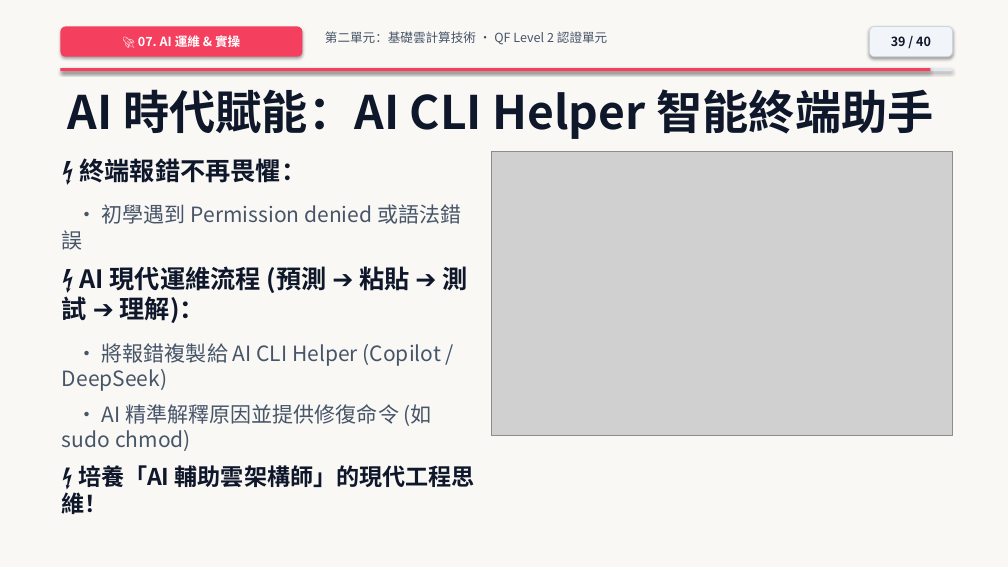
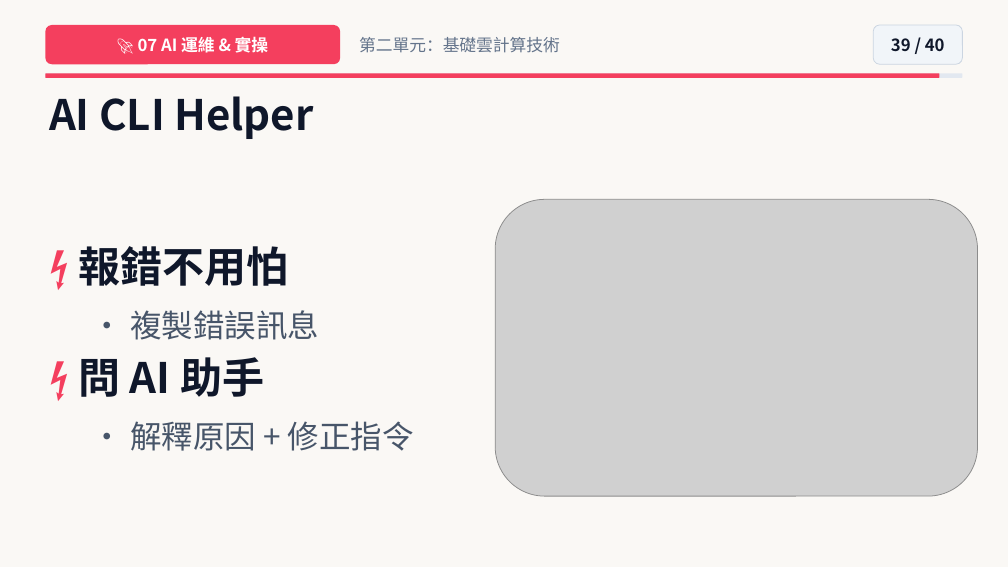
Before and after one commit to joe-ging/seed-cloud-curriculum, a slide deck: slide 39 of downloads/Deck01_Cloud_Level2_NextGen_Pixar_Theme.pptx. Drawn at 1008x567 pixels with LibreOffice and Linux fonts; fonts in the diff are those of the drawing; grey boxes stand for pictures. Boxes give left, top, right and bottom in pixels: in the first picture for what was removed or moved away, otherwise in the second. Text is boxed around its words. In the diff, an @@ line names an element or a change of style, - is before the commit and + after.

```diff
--- a/downloads/Deck01_Cloud_Level2_NextGen_Pixar_Theme.pptx
+++ b/downloads/Deck01_Cloud_Level2_NextGen_Pixar_Theme.pptx
@@ rectangle at bbox=[0, 0, 1008, 567]: shadow off @@
@@ rounded rectangle "🚀 07 AI 運維 & ...": place and size @@
-rounded rectangle "🚀 07 AI 運維 & ..." at bbox=[60, 26, 302, 57]
+rounded rectangle "🚀 07 AI 運維 & ..." at bbox=[45, 25, 340, 64]
@@ rounded rectangle "🚀 07 AI 運維 & ..." at bbox=[45, 25, 340, 64]: shadow off @@
@@ rounded rectangle "39 / 40": place and size @@
-rounded rectangle "39 / 40" at bbox=[870, 26, 953, 57]
+rounded rectangle "39 / 40" at bbox=[873, 25, 963, 64]
@@ rounded rectangle "39 / 40" at bbox=[873, 25, 963, 64]: size 12 to 16 pt; shadow off @@
@@ text in rounded rectangle at bbox=[138, 34, 269, 56]: text changed; size 12 to 16 pt @@
-🚀 07. AI 運維 & 實操
+🚀 07 AI 運維 & 實操
@@ text at bbox=[359, 37, 560, 53]: text changed; size 12 to 16 pt; text colour #475569 to #64748B @@
-第二單元：基礎雲計算技術 • QF Level 2 認證單元
+第二單元：基礎雲計算技術
@@ rounded rectangle: place and size @@
-rounded rectangle at bbox=[60, 68, 953, 71]
+rounded rectangle at bbox=[45, 73, 963, 78]
@@ rounded rectangle at bbox=[45, 73, 963, 78]: rectangle to rounded rectangle; shadow off @@
@@ rounded rectangle at bbox=[45, 73, 940, 78]: rectangle to rounded rectangle; shadow off @@
@@ rounded rectangle: place and size @@
-rounded rectangle at bbox=[60, 68, 931, 71]
+rounded rectangle at bbox=[45, 73, 940, 78]
@@ text at bbox=[49, 96, 314, 139]: text changed; size 44 to 40 pt @@
-AI 時代賦能：AI CLI Helper 智能終端助手
+AI CLI Helper
@@ vertical alignment top to middle in 3 elements at bbox=[359, 37, 560, 53], bbox=[49, 96, 314, 139], bbox=[78, 246, 414, 451] @@
@@ picture: place and size @@
-picture at bbox=[492, 151, 953, 435]
+picture at bbox=[495, 200, 978, 497]
@@ text at bbox=[78, 246, 414, 451]: text changed; size 20 to 30 pt @@
-⚡ 終端報錯不再畏懼：
-• 初學遇到 Permission denied 或語法錯誤
-⚡ AI 現代運維流程 (預測 ➔ 粘貼 ➔ 測試 ➔ 理解)：
-• 將報錯複製給 AI CLI Helper (Copilot / DeepSeek)
-• AI 精準解釋原因並提供修復命令 (如 sudo chmod)
-⚡ 培養「AI 輔助雲架構師」的現代工程思維！
+⚡ 報錯不用怕
+• 複製錯誤訊息
+⚡ 問 AI 助手
+• 解釋原因 + 修正指令
```
Also in this commit, not shown: 38 other slides changed, 1 slide added, 1 slide removed, 41 other files.
